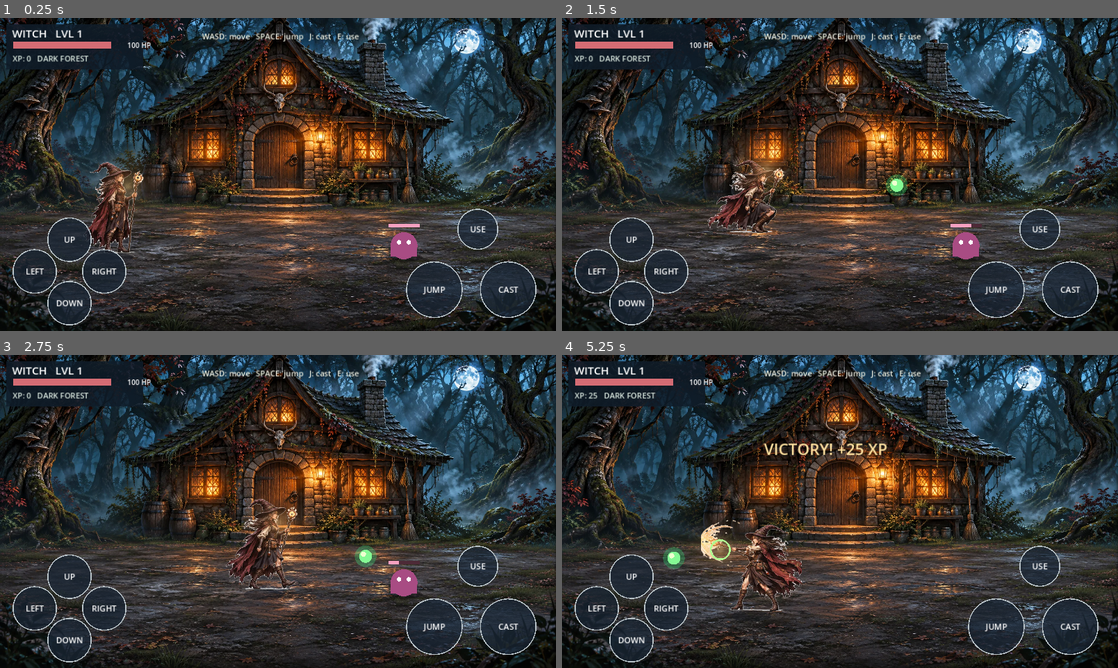
Above: before the commit, frames 1-4 (two rows, left to right).
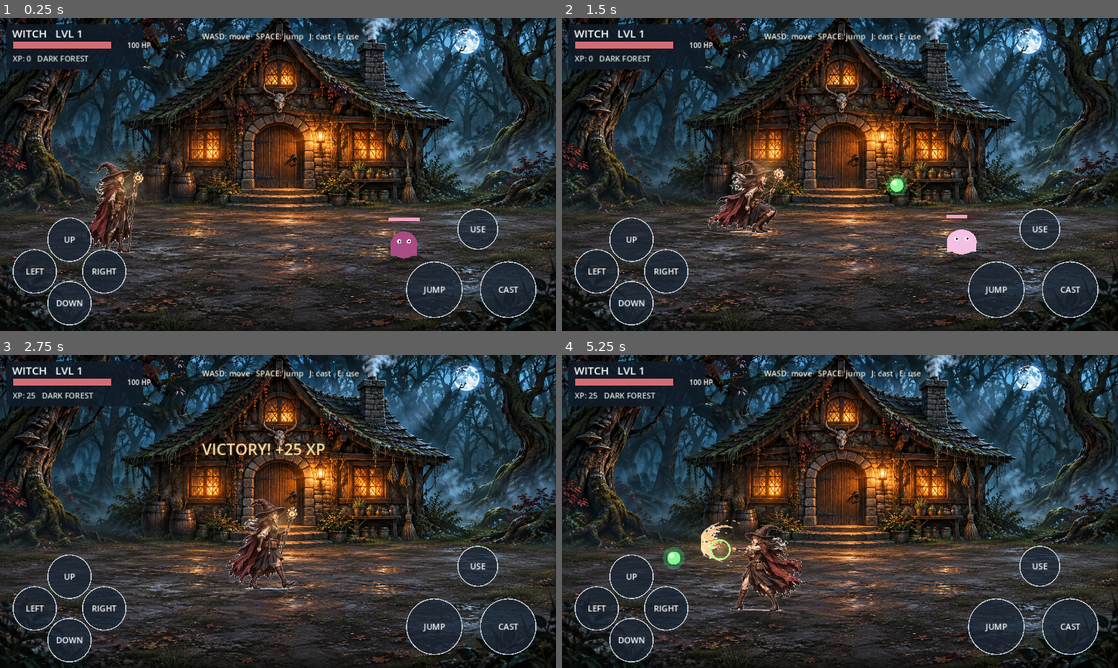
Above: after the commit, the same moments.

Repository: ZakharMig/Witch-game
Game: Godot game, scene res://main.tscn
Same seed, same stepped clock (60 frames per second), same inputs: the game is played once before the commit and once after it.
Inputs (mouse positions are in pixels of both pictures, inside the frame that each line leads up to):
- Up to frame 1 (0.25 s): no input
- Up to frame 2 (1.5 s): move the mouse to (962, 158) at 0.52 s; hold D 0.53-1.25 s; hold J 0.53-1.25 s; click (962, 158) at 0.67 s; tap Space at 0.77 s; drag from (728, 190) to (812, 237) at 1.27 s
- Up to frame 3 (2.75 s): move the mouse to (333, 442) at 2.02 s; hold D from 2.03 s (still down); hold E from 2.03 s (still down); tap J at 2.3 s
- Up to frame 4 (5.25 s): release D at 2.75 s; release E at 2.75 s; drag from (812, 574) to (673, 464) at 2.77 s; move the mouse to (1006, 558) at 3.52 s; hold A 3.53-4.25 s; hold J 3.53-4.25 s; tap Space at 3.77 s; drag from (673, 464) to (756, 433) at 4.27 s; move the mouse to (867, 511) at 5.02 s; hold S from 5.03 s (still down); hold J from 5.03 s (still down); click (867, 511) at 5.17 s

The runs differ from the first frame. In frame 1, 0.2% of the frame differs, in the area x 69-76%, y 63-78%; in frame 2, 0.6%; in frame 3, 1.2%, in the area x 4-76%, y 12-78%; in frame 4, 0.4%.

Commit message:
Witch Game v0.8: slime AI, contact damage, knockback and retry

Diff:
--- a/game.gd
+++ b/game.gd
@@ -1,6 +1,6 @@
 extends Node2D
 
-# Witch Game v0.7 — 16 separately painted pose frames (Godot 4 / Xogot).
+# Witch Game v0.8 — responsive enemy, combat and healing (Godot 4 / Xogot).
 # The former witch.png asset is retained as a fallback art reference.
 const VIEW_W := 1280.0
 const VIEW_H := 720.0
@@ -13,6 +13,11 @@
 const GRAVITY := 1300.0
 const CAST_SPEED := 680.0
 const CAST_RANGE_Y := 48.0
+const SLIME_SPEED := 78.0
+const SLIME_CHASE_RANGE := 540.0
+const ENEMY_TOUCH_DAMAGE := 12
+const ENEMY_ATTACK_COOLDOWN := 1.35
+const PLAYER_INVULNERABLE_TIME := 0.75
 const WITCH_ATLAS: Texture2D = preload("res://art/witch_anim_v07.webp")
 const FRAME_EDGE := 320.0
 const FOREST_ART: Texture2D = preload("res://art/forest_painted_v06.webp")
@@ -32,6 +37,13 @@
 var slime_position := Vector2(930, 548)
 var slime_hp := 3
 var slime_alive := true
+var slime_attack_timer := 0.65
+var slime_hit_timer := 0.0
+var player_hurt_timer := 0.0
+var player_defeated := false
+var victory_timer := 0.0
+var respawn_hint := 0.0
+var slime_walk_clock := 0.0
 var cast_cooldown := 0.0
 var cast_flash := 0.0
 var spells: Array[Dictionary] = []
@@ -64,6 +76,8 @@
     if Input.is_key_pressed(KEY_S) or Input.is_key_pressed(KEY_DOWN) or _has_control("down"):
         motion.y += 1.0
 
+    if player_defeated:
+        motion = Vector2.ZERO
     moving = motion.length_squared() > 0.0
     if moving:
         motion = motion.normalized()
@@ -74,7 +88,7 @@
             facing = 1 if motion.x > 0.0 else -1
 
     var jumping := Input.is_key_pressed(KEY_SPACE) or _has_control("jump")
-    if jump_height <= 0.0 and jumping and not jump_was_down:
+    if jump_height <= 0.0 and jumping and not jump_was_down and not player_defeated:
         jump_velocity = JUMP_SPEED
     jump_was_down = jumping
     if jump_height > 0.0 or jump_velocity > 0.0:
@@ -85,15 +99,27 @@
             jump_velocity = 0.0
 
     var using := Input.is_key_pressed(KEY_E) or _has_control("use")
-    if using and not use_was_down and jump_height <= 0.0 and _near_door():
-        indoors = not indoors
-        witch_position = enter_spawn if indoors else exit_spawn
-        spells.clear()
+    if using and not use_was_down and jump_height <= 0.0:
+        if player_defeated:
+            _restart_encounter()
+        elif _near_door():
+            indoors = not indoors
+            witch_position = enter_spawn if indoors else exit_spawn
+            spells.clear()
+            if indoors:
+                hp = mini(100, hp + 35)
     use_was_down = using
     cast_cooldown = maxf(0.0, cast_cooldown - delta)
     cast_flash = maxf(0.0, cast_flash - delta)
     cast_anim_timer = maxf(0.0, cast_anim_timer - delta)
-    if (Input.is_key_pressed(KEY_J) or _has_control("cast")) and cast_cooldown <= 0.0:
+    player_hurt_timer = maxf(0.0, player_hurt_timer - delta)
+    slime_hit_timer = maxf(0.0, slime_hit_timer - delta)
+    slime_attack_timer = maxf(0.0, slime_attack_timer - delta)
+    victory_timer = maxf(0.0, victory_timer - delta)
+    respawn_hint = maxf(0.0, respawn_hint - delta)
+    if not indoors and slime_alive and not player_defeated:
+        _update_slime(delta)
+    if not player_defeated and (Input.is_key_pressed(KEY_J) or _has_control("cast")) and cast_cooldown <= 0.0:
         _cast()
 
     for i in range(spells.size() - 1, -1, -1):
@@ -101,9 +127,13 @@
         spell["x"] = float(spell["x"]) + float(spell["dir"]) * CAST_SPEED * delta
         if not indoors and slime_alive and absf(float(spell["x"]) - slime_position.x) < 40.0 and absf(float(spell["depth"]) - slime_position.y) < CAST_RANGE_Y:
             slime_hp -= 1
+            slime_hit_timer = 0.16
+            slime_attack_timer = maxf(slime_attack_timer, 0.35)
+            slime_position.x = clampf(slime_position.x + float(spell["dir"]) * 24.0, MIN_X, MAX_X)
             spells.remove_at(i)
             if slime_hp <= 0:
                 slime_alive = false
+                victory_timer = 2.4
                 xp += 25
                 if xp >= level * 50:
                     xp -= level * 50
@@ -119,6 +149,41 @@
     else:
         anim_clock += delta
     queue_redraw()
+
+func _update_slime(delta: float) -> void:
+    # The slime navigates across the same 2.5D ground plane as the witch.
+    var separation := witch_position - slime_position
+    if separation.length() < SLIME_CHASE_RANGE and separation.length() > 50.0:
+        slime_position += separation.normalized() * SLIME_SPEED * delta
+        slime_position.x = clampf(slime_position.x, MIN_X, MAX_X)
+        slime_position.y = clampf(slime_position.y, MIN_Y, MAX_Y)
+        slime_walk_clock += delta * 9.0
+    if absf(separation.x) < 49.0 and absf(separation.y) < 38.0 and jump_height < 30.0 and slime_attack_timer <= 0.0 and player_hurt_timer <= 0.0:
+        hp = maxi(0, hp - ENEMY_TOUCH_DAMAGE)
+        player_hurt_timer = PLAYER_INVULNERABLE_TIME
+        slime_attack_timer = ENEMY_ATTACK_COOLDOWN
+        var push_direction := 1.0 if separation.x >= 0.0 else -1.0
+        witch_position.x = clampf(witch_position.x + push_direction * 28.0, MIN_X, MAX_X)
+        if hp <= 0:
+            player_defeated = true
+            respawn_hint = 3.0
+
+func _restart_encounter() -> void:
+    # Respawn at the cottage; XP is retained as this is a small gameplay prototype.
+    hp = 100
+    player_defeated = false
+    indoors = false
+    witch_position = Vector2(335.0, 550.0)
+    jump_height = 0.0
+    jump_velocity = 0.0
+    slime_position = Vector2(960.0, 548.0)
+    slime_hp = 3
+    slime_alive = true
+    slime_attack_timer = 0.9
+    player_hurt_timer = 0.0
+    cast_anim_timer = 0.0
+    spells.clear()
+    victory_timer = 0.0
 
 func _cast() -> void:
     cast_cooldown = 0.40
@@ -191,8 +256,12 @@
     draw_string(font, Vector2(29, 100), "XP: %d   %s" % [xp, "WITCH HOME" if indoors else "DARK FOREST"], HORIZONTAL_ALIGNMENT_LEFT, -1, 18, Color("#dbe9e0"))
     if _near_door() and jump_height <= 0.0:
         draw_string(font, witch_position + Vector2(-80, -205), "E / USE: %s" % ("EXIT" if indoors else "ENTER"), HORIZONTAL_ALIGNMENT_LEFT, 190, 20, Color("#ffe1a2"))
-    if not indoors and not slime_alive:
+    if victory_timer > 0.0 and not indoors:
         draw_string(font, Vector2(465, 230), "VICTORY! +25 XP", HORIZONTAL_ALIGNMENT_LEFT, -1, 36, Color("#ffe2a1"))
+    if player_defeated:
+        draw_rect(Rect2(365, 275, 552, 140), Color(0.08, 0.04, 0.09, 0.82))
+        draw_string(font, Vector2(465, 335), "YOU WERE DEFEATED", HORIZONTAL_ALIGNMENT_LEFT, 400, 32, Color("#ffc8ca"))
+        draw_string(font, Vector2(480, 386), "PRESS USE TO TRY AGAIN", HORIZONTAL_ALIGNMENT_LEFT, 360, 21, Color.WHITE)
     draw_string(font, Vector2(465, 49), "WASD: move   SPACE: jump   J: cast   E: use", HORIZONTAL_ALIGNMENT_LEFT, -1, 18, Color("#ecede0"))
 
     _draw_button(Vector2(160, 510), "UP", "up", 50)
@@ -201,7 +270,7 @@
     _draw_button(Vector2(240, 583), "RIGHT", "right", 50)
     _draw_button(Vector2(1000, 625), "JUMP", "jump", 64)
     _draw_button(Vector2(1170, 625), "CAST", "cast", 64)
-    _draw_button(Vector2(1100, 486), "USE", "use", 46)
+    _draw_button(Vector2(1100, 486), "RETRY" if player_defeated else "USE", "use", 46)
 
 func _draw_witch() -> void:
     # 4x4 hand-painted keyframe atlas. Source frame = 320x320 px.
@@ -230,6 +299,8 @@
             atlas_row = 0
             atlas_col = int(anim_clock * 3.5) % 4
     var screen_pos := witch_position + Vector2(0.0, -jump_height)
+    if player_hurt_timer > 0.0 and int(elapsed * 18.0) % 2 == 0:
+        return
     var sprite_size := Vector2(232.0, 224.0)
     var source_rect := Rect2(float(atlas_col) * FRAME_EDGE, float(atlas_row) * FRAME_EDGE, FRAME_EDGE, FRAME_EDGE)
     draw_set_transform(screen_pos, 0.0, Vector2(float(facing), 1.0))
@@ -253,12 +324,20 @@
 
 func _draw_slime() -> void:
     draw_ground_ellipse(slime_position + Vector2(0, 3), 43, 10, Color(0, 0, 0, 0.35))
-    draw_circle(slime_position + Vector2(0, -24), 31, Color("#a84c83"))
-    draw_rect(Rect2(slime_position.x - 30, slime_position.y - 29, 60, 30), Color("#a84c83"))
-    draw_circle(slime_position + Vector2(-11, -32), 5, Color.WHITE)
-    draw_circle(slime_position + Vector2(11, -32), 5, Color.WHITE)
-    draw_rect(Rect2(slime_position.x - 36, slime_position.y - 74, 72, 7), Color("#4d2a37"))
-    draw_rect(Rect2(slime_position.x - 36, slime_position.y - 74, float(slime_hp) * 24.0, 7), Color("#f6a1c0"))
+    # A squash-and-stretch bounce differentiates the enemy from scenery.
+    var bounce := absf(sin(slime_walk_clock)) * 10.0
+    var body_tint := Color("#f4c1e3") if slime_hit_timer > 0.0 else Color("#a84c83")
+    var centre := slime_position + Vector2(0.0, -26.0 - bounce)
+    draw_set_transform(centre, 0.0, Vector2(1.0 + bounce / 60.0, 1.0 - bounce / 85.0))
+    draw_circle(Vector2.ZERO, 31.0, body_tint)
+    draw_rect(Rect2(-30.0, -2.0, 60.0, 27.0), body_tint)
+    draw_circle(Vector2(-11.0, -8.0), 5.0, Color.WHITE)
+    draw_circle(Vector2(11.0, -8.0), 5.0, Color.WHITE)
+    draw_circle(Vector2(-10.0, -8.0), 2.2, Color("#27202d"))
+    draw_circle(Vector2(12.0, -8.0), 2.2, Color("#27202d"))
+    draw_set_transform(Vector2.ZERO)
+    draw_rect(Rect2(slime_position.x - 36.0, slime_position.y - 88.0 - bounce, 72.0, 7.0), Color("#4d2a37"))
+    draw_rect(Rect2(slime_position.x - 36.0, slime_position.y - 88.0 - bounce, float(slime_hp) * 24.0, 7.0), Color("#f6a1c0"))
 
 func _draw_button(center: Vector2, caption: String, control: String, radius: float) -> void:
     var active := _has_control(control)
